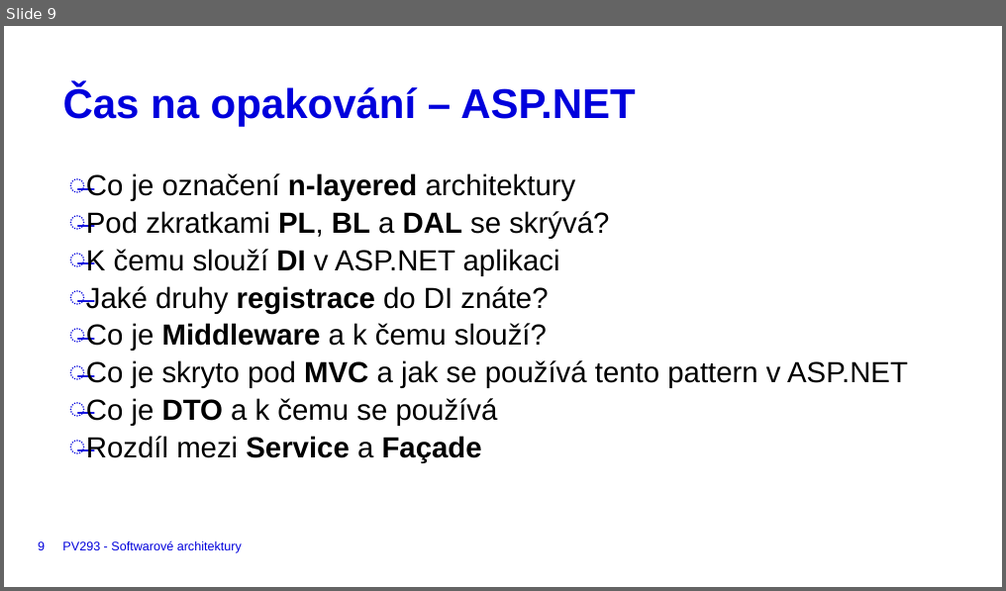
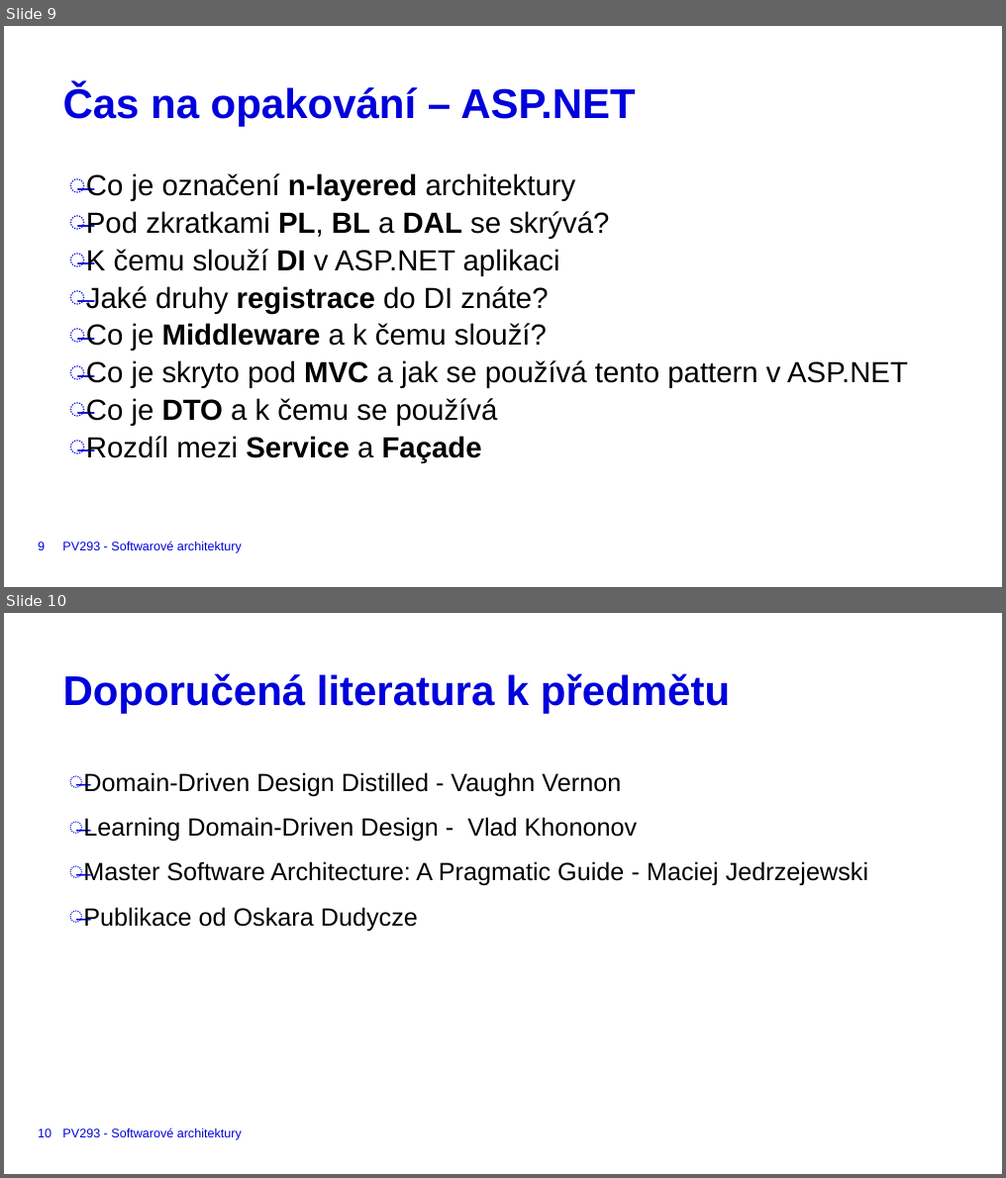
Before and after one commit to Jatasi98/PV293-Seminar, a slide deck: Presentations/Presentation01.pptx. Shown one above the other, each under a label of ours: slide 9 before the commit, slides 9 and 10 after it. The pictures are 1006x591 and 1006x1178 pixels, drawn with LibreOffice and Linux fonts; fonts in the diff are those of the drawing; background and template pictures are left out. Boxes give left, top, right and bottom in pixels: in the first picture for what was removed or moved away, otherwise in the second. Text is boxed around its words. In the diff, an @@ line names an element or a change of style, - is before the commit and + after.

```diff
--- a/Presentations/Presentation01.pptx
+++ b/Presentations/Presentation01.pptx
@@ slide 10 added at [4, 613, 1002, 1174], background #FFFFFF @@
@@ title added at [63, 673, 730, 713], 40 pt, text #0000DC, bold @@
+Doporučená literatura k předmětu
@@ text added at [68, 772, 868, 931], 24 pt, text #000000 @@
+̶ Domain-Driven Design Distilled - Vaughn Vernon
+̶ Learning Domain-Driven Design - Vlad Khononov
+̶ Master Software Architecture: A Pragmatic Guide - Maciej Jedrzejewski
+̶ Publikace od Oskara Dudycze
@@ page number added at [38, 1129, 52, 1138], 12 pt, text #0000DC @@
+10
@@ text added at [62, 1128, 242, 1141], 12 pt, text #0000DC @@
+PV293 - Softwarové architektury
```
Also in this commit, not shown: 1 other file.
